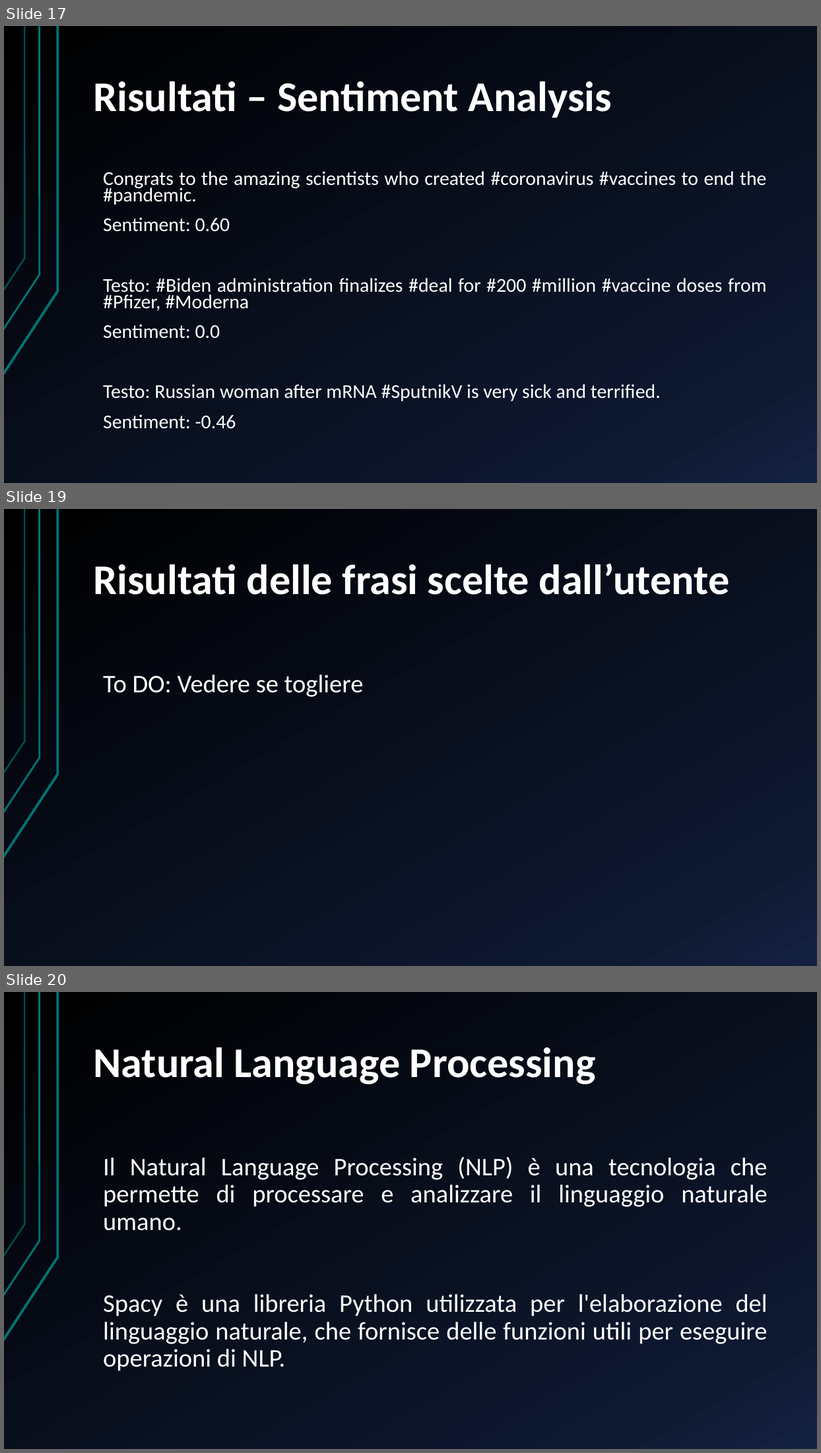
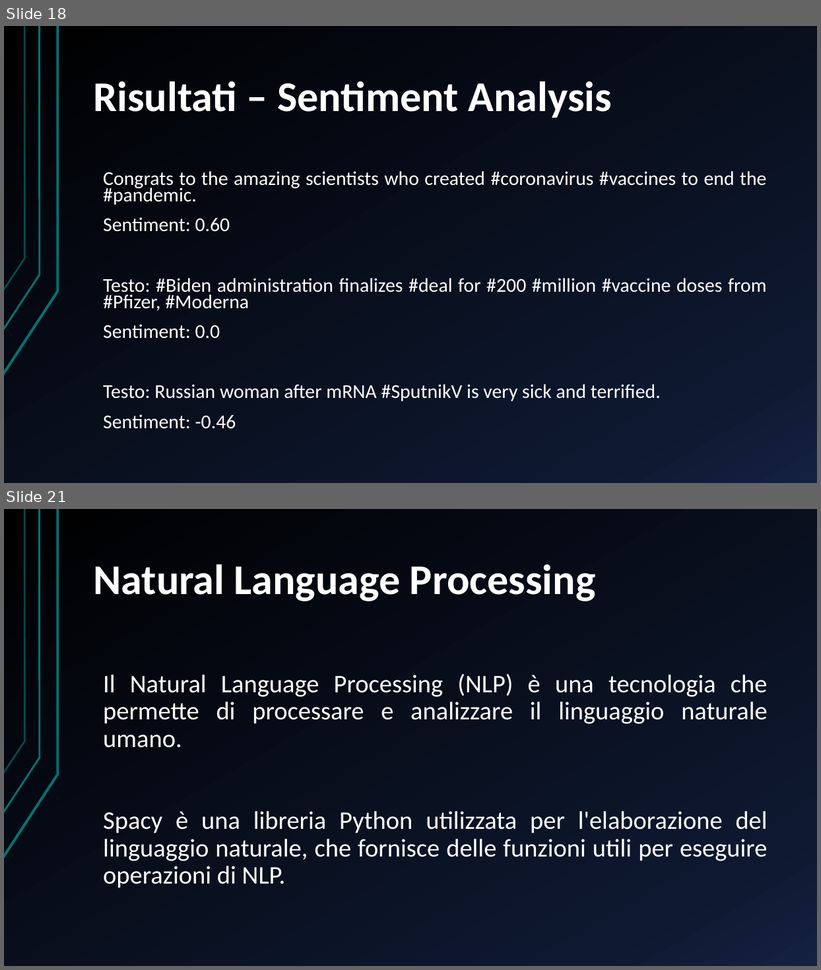
Before and after one commit to DanieleCampopiano/Semantic-Intelligence, a slide deck: Presentazione/Presentazione Progetto.pptx. Shown one above the other, each under a label of ours: slides 17, 19 and 20 before the commit, slides 18 and 21 after it; the slides between them are not shown. The pictures are 821x1453 and 821x970 pixels, drawn with LibreOffice and Linux fonts; fonts in the diff are those of the drawing. Boxes give left, top, right and bottom in pixels: in the first picture for what was removed or moved away, otherwise in the second. Text is boxed around its words. In the diff, an @@ line names an element or a change of style, - is before the commit and + after.

Commit message:
Rimozione della funzionalità di calcolo del Sentiment di una frase passata in input e aggiunta delle conclusioni alla file Presentazione Progetto.pptx

```diff
--- a/Presentazione/Presentazione Progetto.pptx
+++ b/Presentazione/Presentazione Progetto.pptx
@@ slide 19 removed at [4,509,817,966], background gradient #000000 to #0F1931 to #142242; not listed: 3 template elements that a slide beside it also shows @@
@@ title removed at [94,563,730,595] @@
-Risultati delle frasi scelte dall’utente
@@ text removed at [103,675,364,697] @@
-To DO: Vedere se togliere
@@ what was slide 17 is now slide 18 @@
@@ what was slide 20 is now slide 21 @@
```
Also in this commit, not shown: 4 slides changed, 6 slides added, 1 other slide removed, 2 other files.
